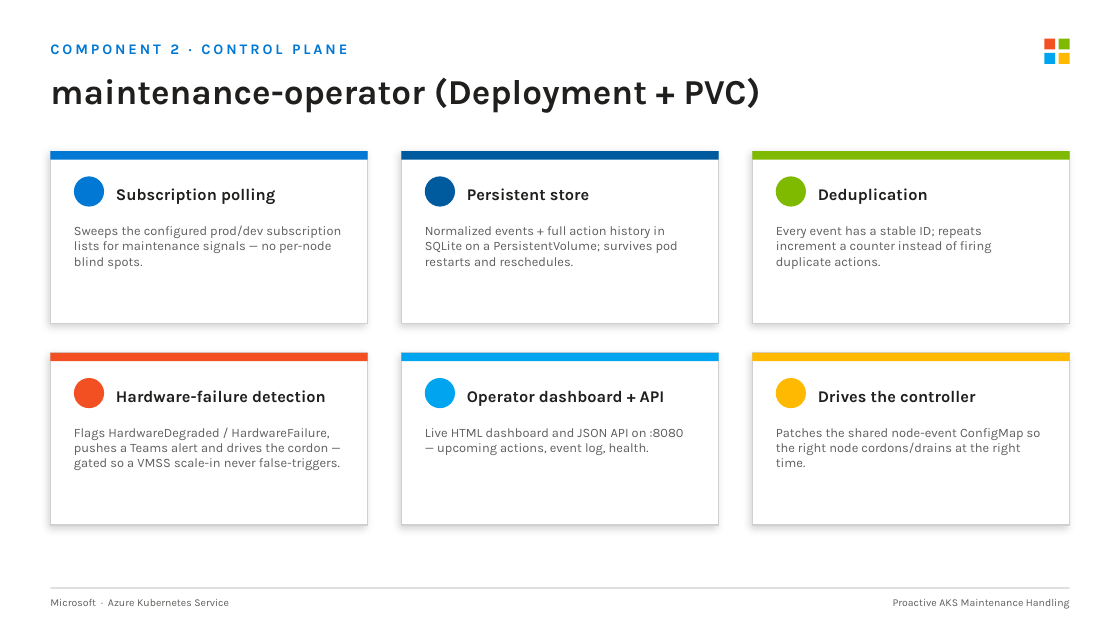
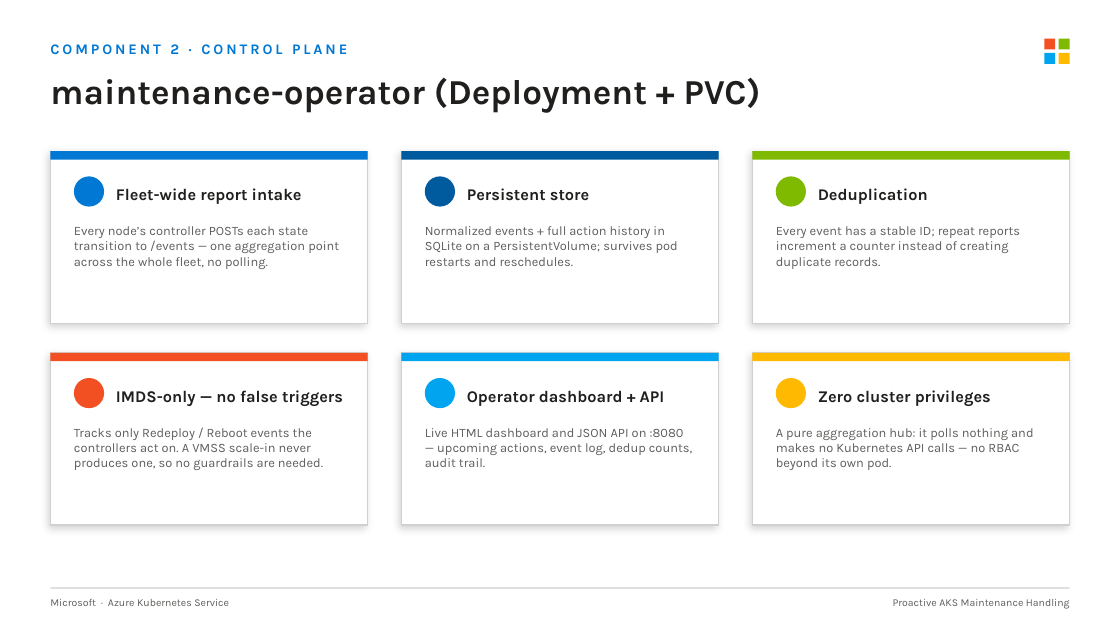
Before and after one commit to bbabcock1990/AKS-IMDS-Resource-Health-Node-Awareness-Demo, a slide deck: slide 8 of AKS-Maintenance-Handling.pptx. Drawn at 1120x630 pixels with LibreOffice and Linux fonts; fonts in the diff are those of the drawing. Boxes give left, top, right and bottom in pixels: in the first picture for what was removed or moved away, otherwise in the second. Text is boxed around its words. In the diff, an @@ line names an element or a change of style, - is before the commit and + after.

```diff
--- a/AKS-Maintenance-Handling.pptx
+++ b/AKS-Maintenance-Handling.pptx
@@ text at bbox=[116, 188, 302, 204]: text changed @@
-Subscription polling
+Fleet-wide report intake
@@ text at bbox=[74, 226, 339, 269]: text changed @@
-Sweeps the configured prod/dev subscription lists for maintenance signals — no per-node blind spots.
+Every node’s controller POSTs each state transition to /events — one aggregation point across the whole fleet, no polling.
@@ text at bbox=[776, 226, 1020, 269]: text changed @@
-Every event has a stable ID; repeats increment a counter instead of firing duplicate actions.
+Every event has a stable ID; repeat reports increment a counter instead of creating duplicate records.
@@ text at bbox=[116, 390, 343, 406]: text changed @@
-Hardware-failure detection
+IMDS-only — no false triggers
@@ text at bbox=[818, 390, 991, 406]: text changed @@
-Drives the controller
+Zero cluster privileges
@@ text at bbox=[74, 428, 323, 470]: text changed @@
-Flags HardwareDegraded / HardwareFailure, pushes a Teams alert and drives the cordon — gated so a VMSS scale-in never false-triggers.
+Tracks only Redeploy / Reboot events the controllers act on. A VMSS scale-in never produces one, so no guardrails are needed.
@@ text at bbox=[425, 428, 692, 467]: text changed @@
-Live HTML dashboard and JSON API on :8080 — upcoming actions, event log, health.
+Live HTML dashboard and JSON API on :8080 — upcoming actions, event log, dedup counts, audit trail.
@@ text at bbox=[776, 428, 1033, 470]: text changed @@
-Patches the shared node-event ConfigMap so the right node cordons/drains at the right time.
+A pure aggregation hub: it polls nothing and makes no Kubernetes API calls — no RBAC beyond its own pod.
```
Also in this commit, not shown: 7 other slides changed, 10 other files.
